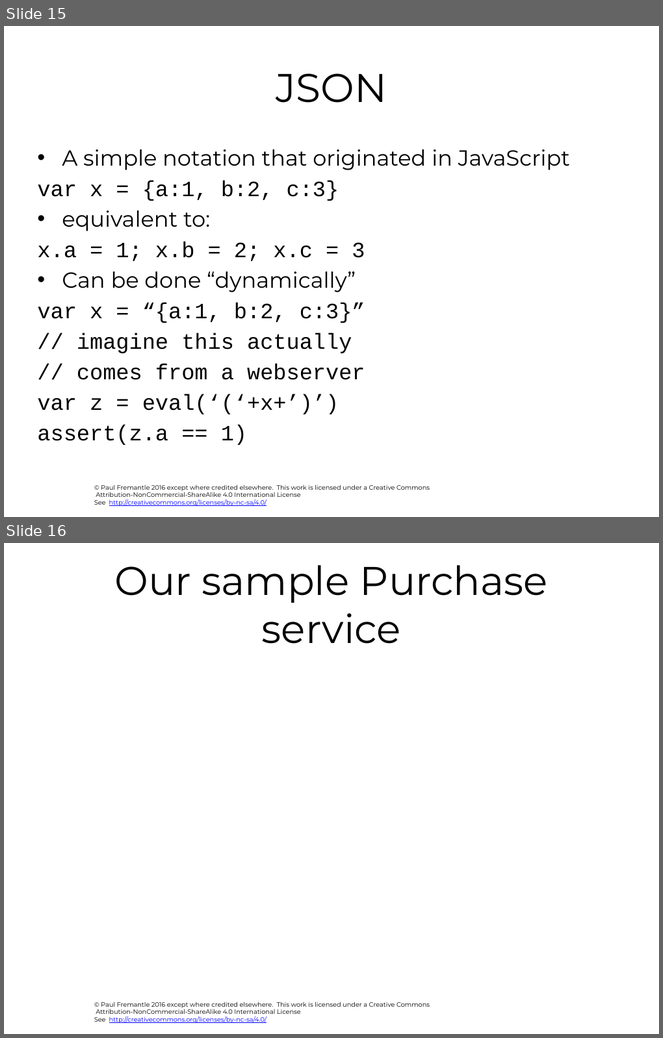
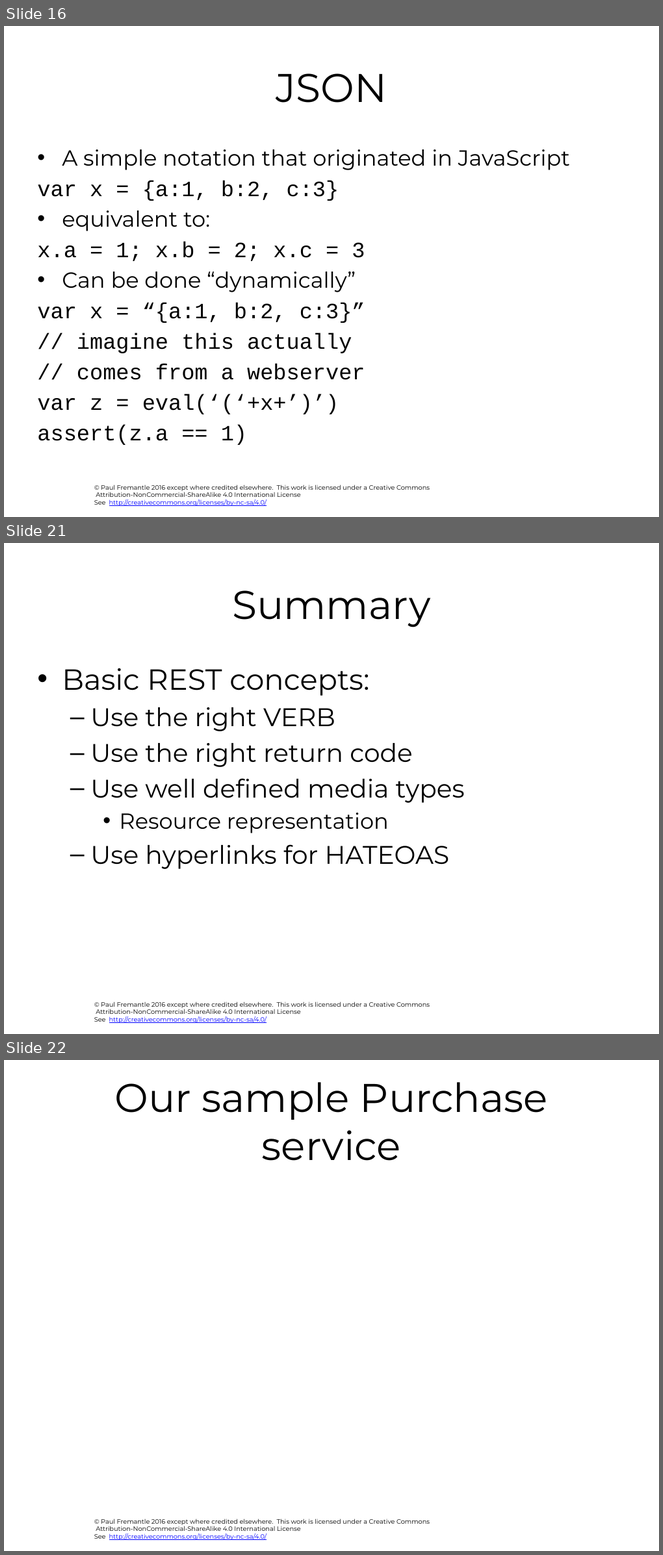
Before and after one commit to pzfreo/ox-soa, a slide deck: presentation-source/04-REST-Intro.pptx. Shown one above the other, each under a label of ours: slides 15 and 16 before the commit, slides 16, 21 and 22 after it; the slides between them are not shown. The pictures are 663x1038 and 663x1555 pixels, drawn with LibreOffice and Linux fonts; fonts in the diff are those of the drawing; background and template pictures are left out. Boxes give left, top, right and bottom in pixels: in the first picture for what was removed or moved away, otherwise in the second. Text is boxed around its words. In the diff, an @@ line names an element or a change of style, - is before the commit and + after.

```diff
--- a/presentation-source/04-REST-Intro.pptx
+++ b/presentation-source/04-REST-Intro.pptx
@@ slide 21 added at bbox=[4, 543, 659, 1034], background #FFFFFF; not listed: 1 template element that a slide beside it also shows @@
@@ title added at bbox=[232, 590, 430, 627], 44 pt, text #000000 @@
+Summary
@@ text added at bbox=[62, 668, 465, 869], 28 pt, text #000000 @@
+• Basic REST concepts:
+  – Use the right VERB
+  – Use the right return code
+  – Use well defined media types
+    • Resource representation
+  – Use hyperlinks for HATEOAS
@@ what was slide 15 is now slide 16 @@
@@ what was slide 16 is now slide 22 @@
```
Also in this commit, not shown: 1 slide changed, 5 other slides added, 31 other files.
